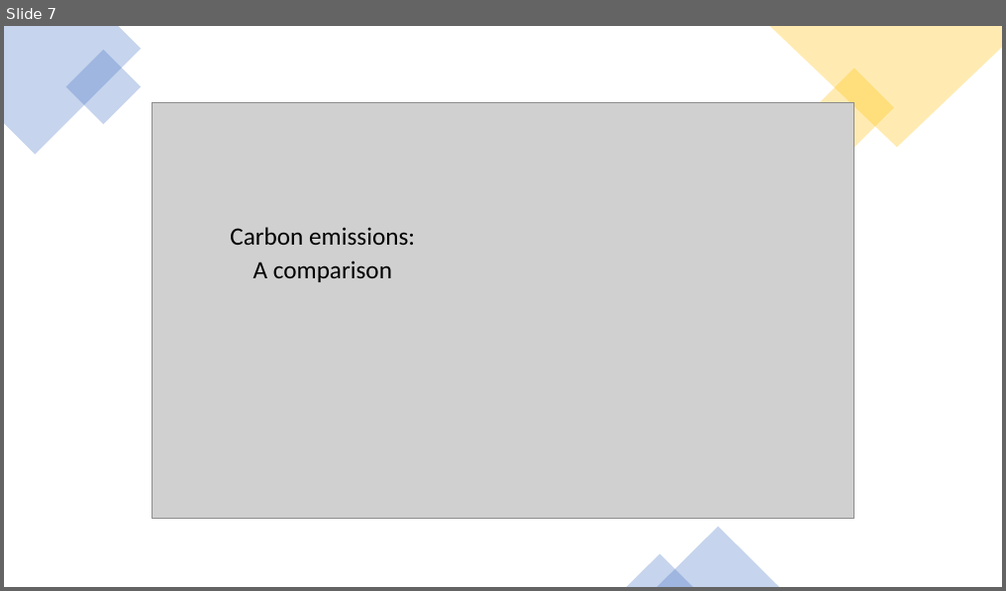
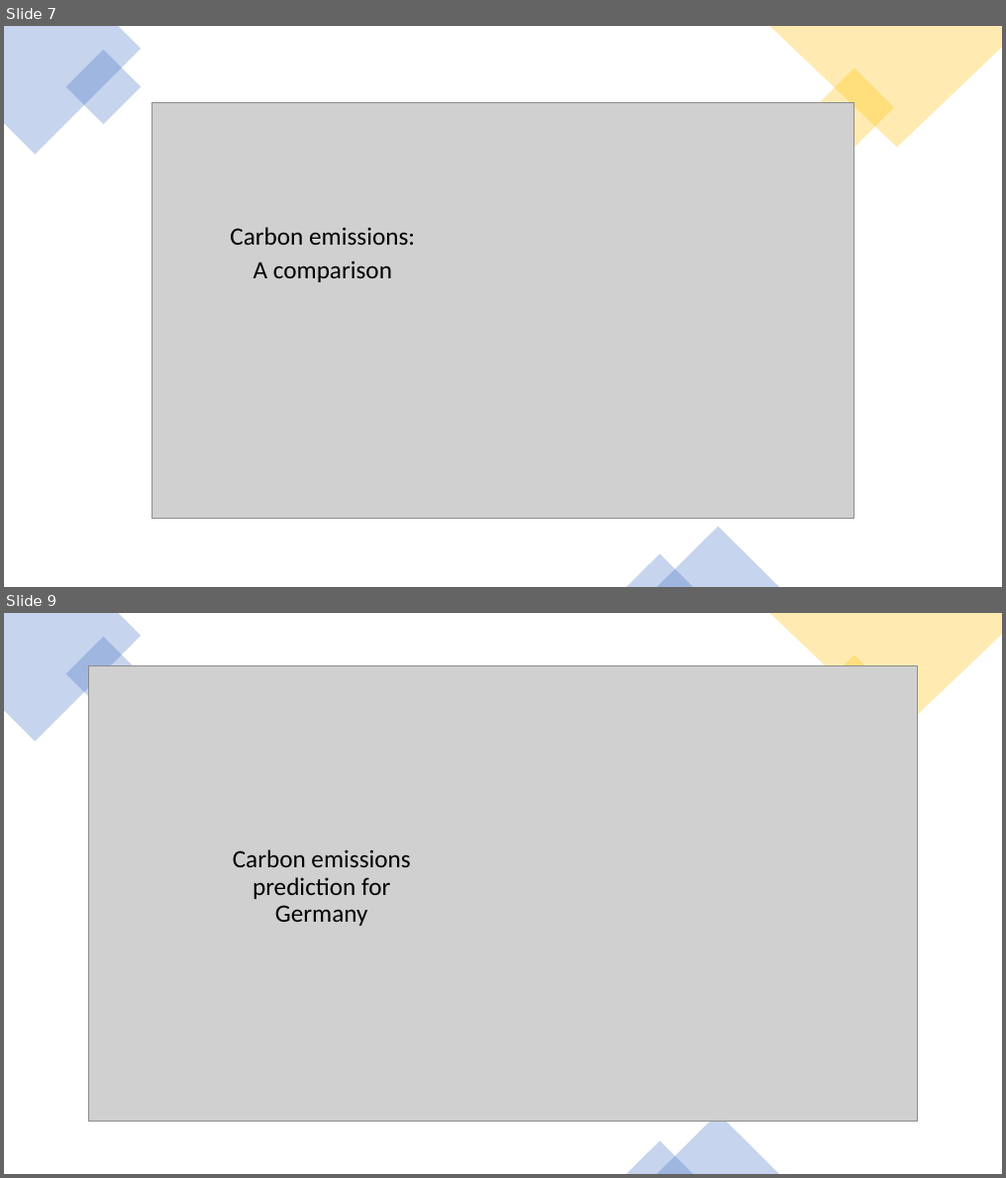
Before and after one commit to danilogiarlini/Global-CO2-Emission-Forecasting, a slide deck: Visualization/GlobalCO2Emission.pptx. Shown one above the other, each under a label of ours: slide 7 before the commit, slides 7 and 9 after it; the slides between them are not shown. The pictures are 1006x591 and 1006x1178 pixels, drawn with LibreOffice and Linux fonts; fonts in the diff are those of the drawing; grey boxes stand for pictures. Boxes give left, top, right and bottom in pixels: in the first picture for what was removed or moved away, otherwise in the second. Text is boxed around its words. In the diff, an @@ line names an element or a change of style, - is before the commit and + after.

```diff
--- a/Visualization/GlobalCO2Emission.pptx
+++ b/Visualization/GlobalCO2Emission.pptx
@@ slide 9 added at [4, 613, 1002, 1174], background #FFFFFF @@
@@ freeform shape added at [4, 613, 141, 742], fill #4472C4 at 30% opacity @@
@@ rectangle added at [66, 637, 142, 712], fill #4472C4 at 30% opacity @@
@@ freeform shape added at [770, 613, 1002, 735], fill #FFC000 at 30% opacity @@
@@ picture added at [88, 665, 918, 1121] @@
@@ rectangle added at [815, 656, 894, 735], fill #FFC000 at 30% opacity @@
@@ text added at [233, 850, 410, 926], 24 pt, text #000000 @@
+Carbon emissions prediction for Germany
@@ triangle added at [656, 1114, 779, 1174], fill #4472C4 at 30% opacity @@
@@ triangle added at [627, 1142, 693, 1174], fill #4472C4 at 30% opacity @@
```
Also in this commit, not shown: 2 slides changed, 4 other slides added, 4 slides removed.
